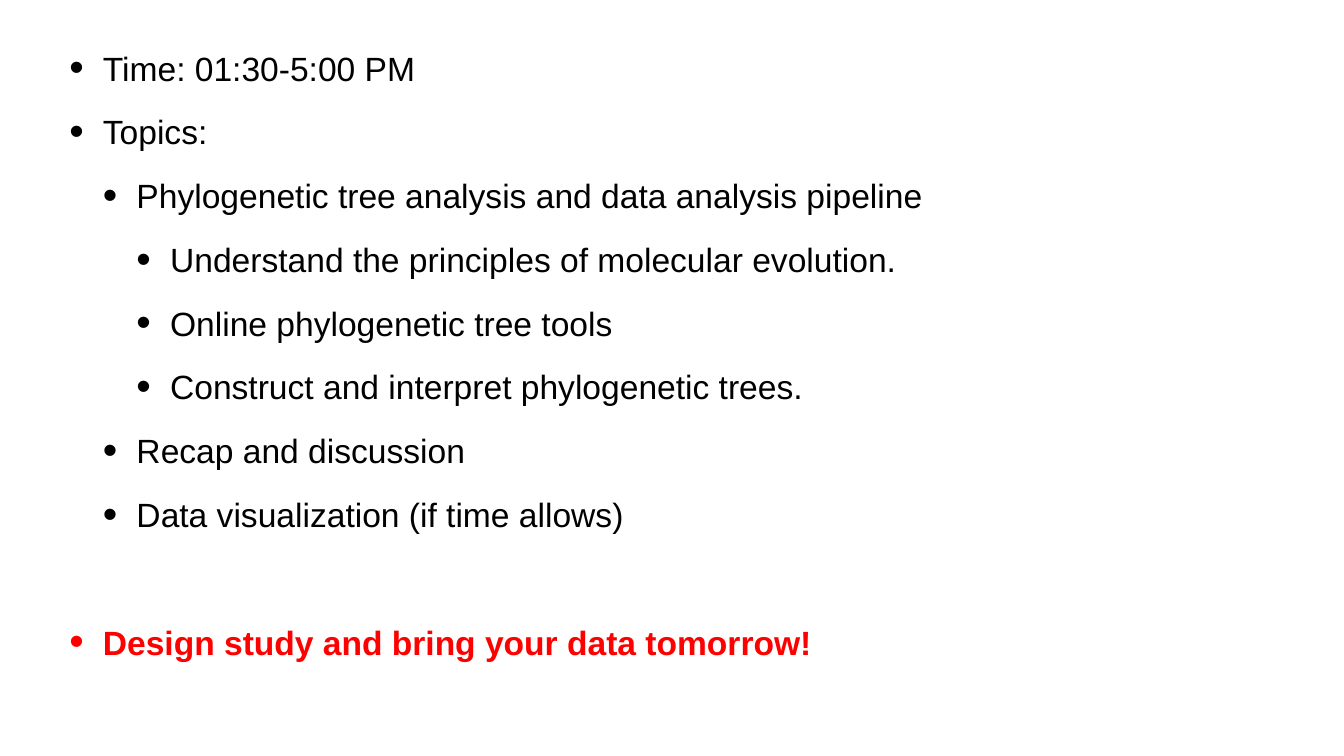
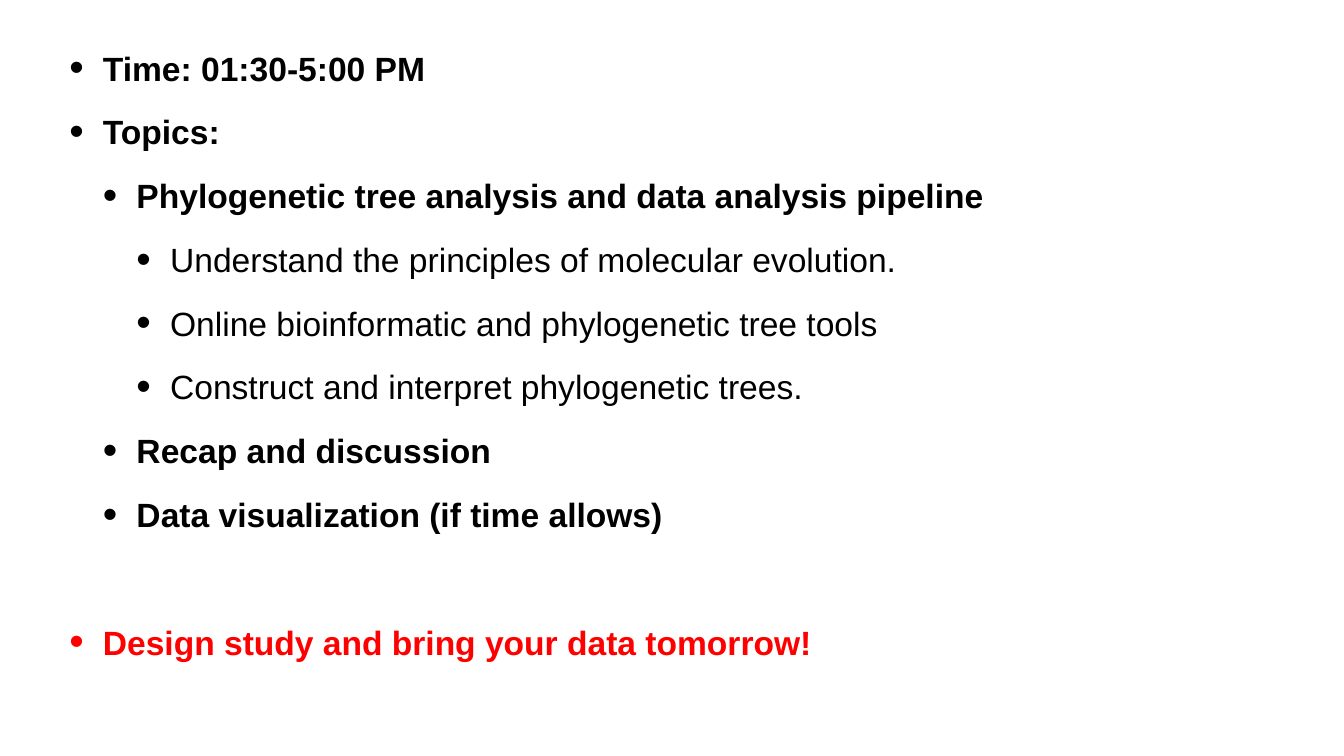
Before and after one commit to yngong/2024-UWARN-TW-Workshop, a slide deck: slide 8 of day1/20240425_Intro.pptx. Drawn at 1344x756 pixels with LibreOffice and Linux fonts; fonts in the diff are those of the drawing. Boxes give left, top, right and bottom in pixels: in the first picture for what was removed or moved away, otherwise in the second. Text is boxed around its words. In the diff, an @@ line names an element or a change of style, - is before the commit and + after.

```diff
--- a/day1/20240425_Intro.pptx
+++ b/day1/20240425_Intro.pptx
@@ text at box(103, 56, 983, 533): bold on in "Time: 01:30-5:00 PM", "Topics:", "Phylogenetic tree analysis and data analysis pipeline", "Recap and discussion" and 1 more places @@
@@ text at box(170, 311, 877, 342): text changed @@
-    • Online phylogenetic tree tools
+    • Online bioinformatic and phylogenetic tree tools
```
Also in this commit, not shown: 2 other slides changed.
